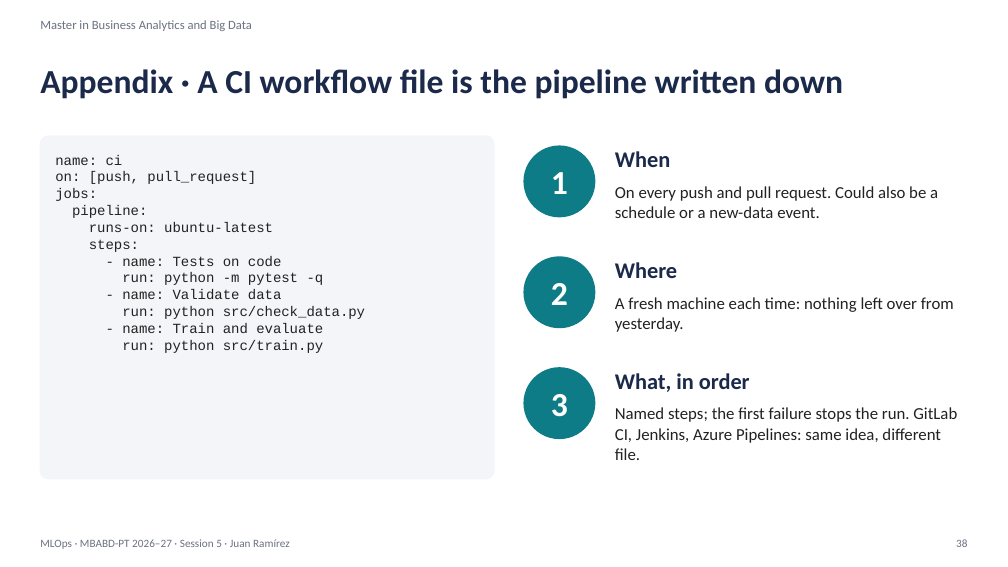
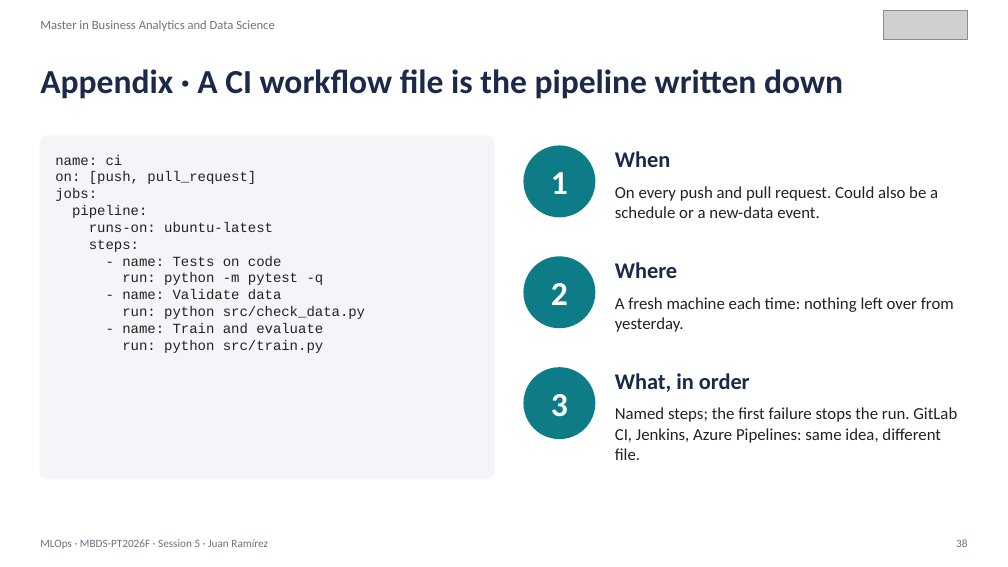
Before and after one commit to juanmaramirezgarcia/mlops-2026-27, a slide deck: slide 38 of 2026-27/S05/MLOps_S05_CICD_Deployment_Strategies.pptx. Drawn at 1008x567 pixels with LibreOffice and Linux fonts; fonts in the diff are those of the drawing; grey boxes stand for pictures. Boxes give left, top, right and bottom in pixels: in the first picture for what was removed or moved away, otherwise in the second. Text is boxed around its words. In the diff, an @@ line names an element or a change of style, - is before the commit and + after.

Commit message:
Rebrand: Master in Business Analytics and Data Science, MBDS-PT2026F, IE logo

```diff
--- a/2026-27/S05/MLOps_S05_CICD_Deployment_Strategies.pptx
+++ b/2026-27/S05/MLOps_S05_CICD_Deployment_Strategies.pptx
@@ text at (40, 20, 275, 31): text changed @@
-Master in Business Analytics and Big Data
+Master in Business Analytics and Data Science
@@ picture added at (883, 10, 968, 39) @@
@@ text at (40, 539, 268, 549): text changed @@
-MLOps · MBABD-PT 2026–27 · Session 5 · Juan Ramírez
+MLOps · MBDS-PT2026F · Session 5 · Juan Ramírez
```
Also in this commit, not shown: 40 other slides changed, 14 other files.
